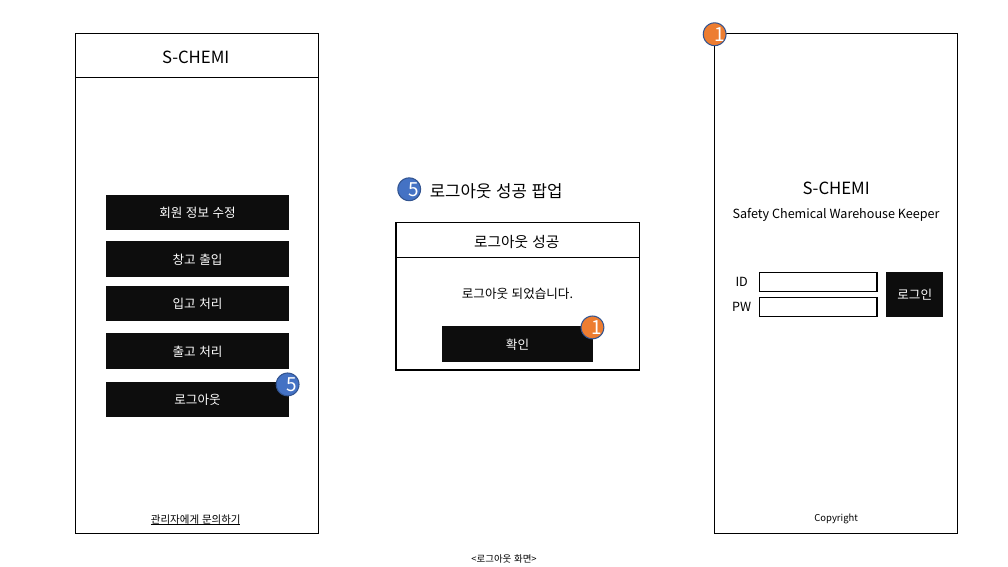
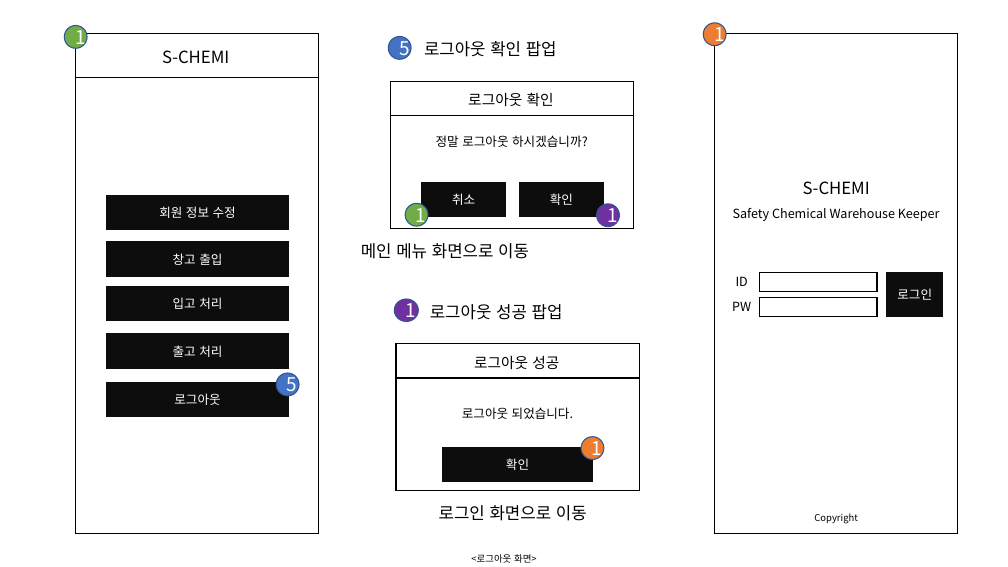
Before and after one commit to CDP2-4/Documents, a slide deck: slide 10 of screen_detail_design_app.pptx (slide 8 before the commit). Drawn at 1008x567 pixels with LibreOffice and Linux fonts; fonts in the diff are those of the drawing. Boxes give left, top, right and bottom in pixels: in the first picture for what was removed or moved away, otherwise in the second. Text is boxed around its words. In the diff, an @@ line names an element or a change of style, - is before the commit and + after.

```diff
--- a/screen_detail_design_app.pptx
+++ b/screen_detail_design_app.pptx
@@ ellipse added at (64,26,87,48), fill #70AD47, outline #325491 1 pt, 18 pt, text #FFFFFF @@
+1
@@ ellipse "5": place and size @@
-ellipse "5" at (398,178,420,200)
+ellipse "5" at (389,36,411,59)
@@ text added at (424,41,557,57), 16 pt, text #000000 @@
+로그아웃 확인 팝업
@@ rectangle added at (390,81,633,228), outline #000000 1 pt @@
@@ rectangle added at (390,81,633,116), outline #000000 1 pt @@
@@ text added at (468,92,554,106), 14 pt, text #000000 @@
+로그아웃 확인
@@ text added at (436,135,588,147), 12 pt, text #000000 @@
+정말 로그아웃 하시겠습니까?
@@ ellipse added at (405,203,428,226), fill #70AD47, outline #325491 1 pt, 18 pt, text #FFFFFF @@
+1
@@ rectangle added at (422,182,506,217), fill #0D0D0D, outline #0D0D0D 1 pt, 12 pt, text #FFFFFF @@
+취소
@@ rectangle added at (520,182,603,217), fill #0D0D0D, outline #0D0D0D 1 pt, 12 pt, text #FFFFFF @@
+확인
@@ ellipse added at (597,204,619,227), fill #7030A0, outline #325491 1 pt, 18 pt, text #FFFFFF @@
+1
@@ text added at (361,243,529,259), 16 pt, text #000000 @@
+메인 메뉴 화면으로 이동
@@ ellipse added at (395,299,419,322), fill #7030A0, outline #325491 1 pt, 18 pt, text #FFFFFF @@
+1
@@ 3 texts, 3 rectangles, 1 ellipse: place and size @@
-3 texts, 3 rectangles, 1 ellipse at (396,183,639,371)
+3 texts, 3 rectangles, 1 ellipse at (396,304,639,491)
@@ text added at (439,505,587,521), 16 pt, text #000000 @@
+로그인 화면으로 이동
@@ text removed at (151,514,241,525) @@
-관리자에게 문의하기
```
Also in this commit, not shown: 6 other slides changed, 2 slides added, 1 slide removed.
